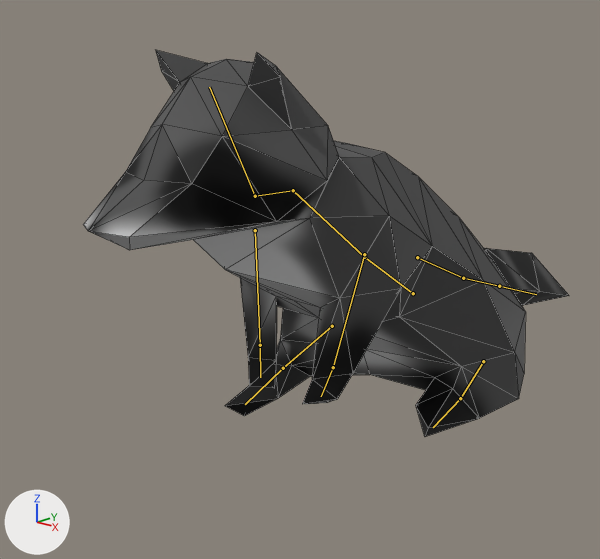
The Blender file Assets/Art/m_raccoon.blend: old version first, new version second.
Rendered twice from a 50 mm camera at (4.71, -5.26, 3.52) aimed at (-0.47, 0.39, 1.24). Lighting does not change. The marker at lower left points along +X, +Y and +Z. Both versions are drawn at the pose saved in each file; the numbers are the values there. The bones that bend it are drawn over the model as lines. Mesh edges are drawn as thin lines.

Objects in the first picture: 'raccoon'.
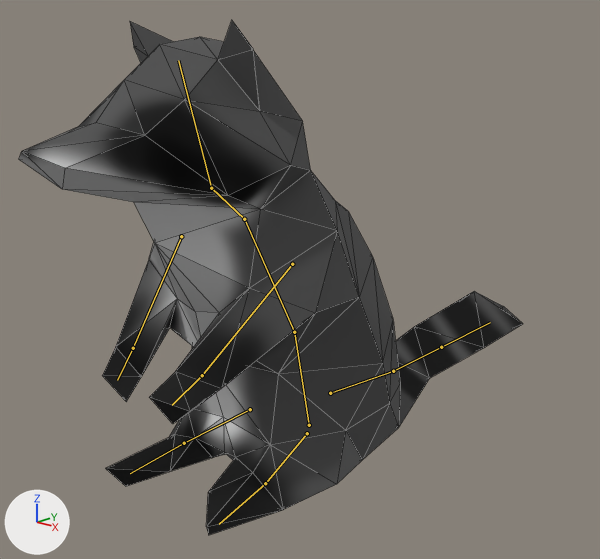
Boxes [x1, y1, x2, y2] around the edits, measured in the pictures (600 x 559 px):
```json
{"object": "raccoon", "change": "posed", "before": [83, 50, 569, 437], "after": [19, 21, 523, 535], "on screen": "33% taller"}
{"bone": "hips", "before": "(413, 293) to (364, 257)", "after": "(309, 425) to (294, 332)"}
{"bone": "spine", "before": "(364, 257) to (293, 190)", "after": "(294, 332) to (244, 219)"}
{"bone": "neck", "before": "(293, 190) to (255, 196)", "after": "(244, 219) to (211, 188)"}
{"bone": "head", "before": "(255, 196) to (209, 87)", "after": "(211, 188) to (178, 60)"}
{"bone": "arm.L", "before": "(364, 254) to (333, 367)", "after": "(292, 264) to (202, 375)"}
{"bone": "arm.R", "before": "(255, 230) to (260, 345)", "after": "(181, 236) to (133, 348)"}
{"bone": "leg.L", "before": "(483, 361) to (460, 398)", "after": "(307, 433) to (265, 483)"}
{"bone": "leg.R", "before": "(332, 326) to (283, 368)", "after": "(250, 409) to (184, 443)"}
{"bone": "tail.root", "before": "(417, 257) to (463, 278)", "after": "(330, 393) to (393, 371)"}
```

Edits to the scene script, one JSON object a line:
```json
{"block": "bone_hips", "where": "bone_hips = bpy.data.objects['armature'].pose.bones['hips']"}
{"op": "set", "path": "bone_hips.location", "old": "(0.0, 0.58, -1.76)", "new": "(0.0, 0.0, 0.0)"}
{"op": "set", "path": "bone_hips.rotation_quaternion", "old": "(0.925, 0.381, 0.0, 0.0)", "new": "(1.0, 0.0, 0.0, 0.0)", "note": "degrees (45, 0, 0) -> degrees (0, 0, 0)"}
{"block": "bone_spine", "where": "bone_spine = bpy.data.objects['armature'].pose.bones['spine']  # child of 'hips'"}
{"op": "set", "path": "bone_spine.rotation_quaternion", "old": "(0.984, 0.177, 0.0, 0.0)", "new": "(1.0, 0.0, 0.0, 0.0)", "note": "degrees (20, 0, 0) -> degrees (0, 0, 0)"}
{"block": "bone_neck", "where": "bone_neck = bpy.data.objects['armature'].pose.bones['neck']  # child of 'spine'"}
{"op": "set", "path": "bone_neck.rotation_quaternion", "old": "(0.992, -0.128, 0.0, 0.0)", "new": "(1.0, 0.0, 0.0, 0.0)", "note": "degrees (-15, 0, 0) -> degrees (0, 0, 0)"}
{"block": "bone_head", "where": "bone_head = bpy.data.objects['armature'].pose.bones['head']  # child of 'neck'"}
{"op": "set", "path": "bone_head.rotation_quaternion", "old": "(0.97, 0.243, 0.0, 0.0)", "new": "(1.0, 0.0, 0.0, 0.0)", "note": "degrees (28, 0, 0) -> degrees (0, 0, 0)"}
{"block": "bone_arm_l", "where": "bone_arm_l = bpy.data.objects['armature'].pose.bones['arm.L']  # child of 'spine'"}
{"op": "set", "path": "bone_arm_l.location", "old": "(-0.02, 0.14, -0.26)", "new": "(0.0, 0.0, 0.0)"}
{"op": "set", "path": "bone_arm_l.rotation_quaternion", "old": "(0.993, -0.115, -0.025, -0.005)", "new": "(1.0, 0.0, 0.0, 0.0)", "note": "degrees (-13, -3, 0) -> degrees (0, 0, 0)"}
{"block": "bone_arm_r", "where": "bone_arm_r = bpy.data.objects['armature'].pose.bones['arm.R']  # child of 'spine'"}
{"op": "set", "path": "bone_arm_r.location", "old": "(0.02, 0.14, -0.26)", "new": "(0.0, 0.0, 0.0)"}
{"op": "set", "path": "bone_arm_r.rotation_quaternion", "old": "(0.996, -0.083, 0.018, 0.003)", "new": "(1.0, 0.0, 0.0, 0.0)", "note": "degrees (-9, 2, 0) -> degrees (0, 0, 0)"}
{"block": "bone_leg_l", "where": "bone_leg_l = bpy.data.objects['armature'].pose.bones['leg.L']  # child of 'hips'"}
{"op": "set", "path": "bone_leg_l.location", "old": "(-0.33, 0.08, -0.9)", "new": "(0.0, 0.0, 0.0)"}
{"op": "set", "path": "bone_leg_l.rotation_quaternion", "old": "(0.927, 0.367, -0.082, 0.0)", "new": "(1.0, 0.0, 0.0, 0.0)", "note": "degrees (43, -9, -3) -> degrees (0, 0, 0)"}
{"block": "bone_leg_r", "where": "bone_leg_r = bpy.data.objects['armature'].pose.bones['leg.R']  # child of 'hips'"}
{"op": "set", "path": "bone_leg_r.location", "old": "(0.2, 0.29, 0.0)", "new": "(0.0, 0.0, 0.0)"}
{"op": "set", "path": "bone_leg_r.rotation_quaternion", "old": "(0.973, 0.226, 0.051, 0.0)", "new": "(1.0, 0.0, 0.0, 0.0)", "note": "degrees (26, 6, 1) -> degrees (0, 0, 0)"}
{"block": "bone_tail_root", "where": "bone_tail_root = bpy.data.objects['armature'].pose.bones['tail.root']  # child of 'hips'"}
{"op": "set", "path": "bone_tail_root.rotation_quaternion", "old": "(0.846, 0.533, 0.0, 0.0)", "new": "(1.0, 0.0, 0.0, 0.0)", "note": "degrees (64, 0, 0) -> degrees (0, 0, 0)"}
```
